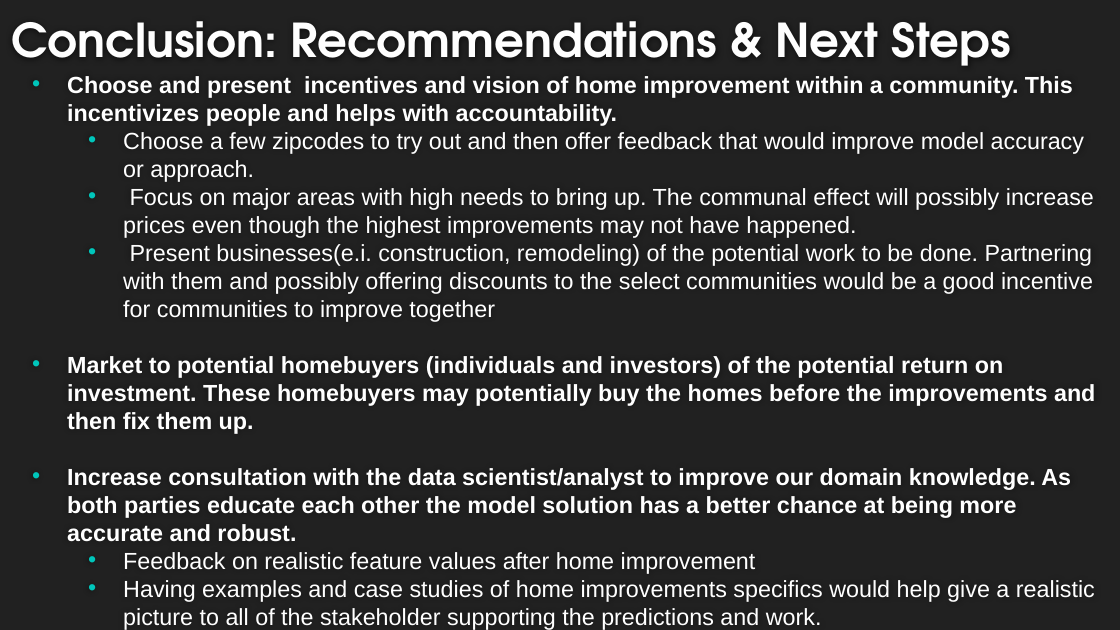
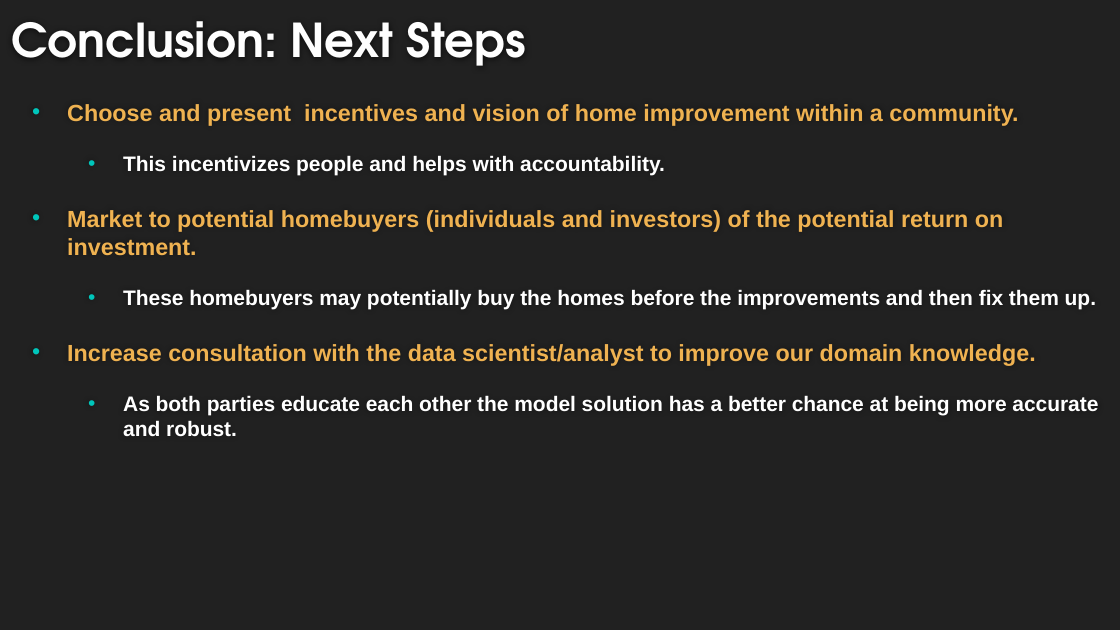
Before and after one commit to Dmvinedata/dsc-phase-2-project-v2-3, a slide deck: slide 11 of Phase2_Project_Presentation_DJackson.pptx (slide 10 before the commit). Drawn at 1120x630 pixels with LibreOffice and Linux fonts; fonts in the diff are those of the drawing. Boxes give left, top, right and bottom in pixels: in the first picture for what was removed or moved away, otherwise in the second. Text is boxed around its words. In the diff, an @@ line names an element or a change of style, - is before the commit and + after.

```diff
--- a/Phase2_Project_Presentation_DJackson.pptx
+++ b/Phase2_Project_Presentation_DJackson.pptx
@@ title at (x1=11, y1=21, x2=525, y2=66): text changed @@
-Conclusion: Recommendations & Next Steps
+Conclusion: Next Steps
@@ text at (x1=67, y1=104, x2=1098, y2=436): text changed; text colour #FFFFFF to #EFB251; bold on @@
-• Choose and present incentives and vision of home improvement within a community. This incentivizes people and helps with accountability.
-  • Choose a few zipcodes to try out and then offer feedback that would improve model accuracy or approach.
-  • Focus on major areas with high needs to bring up. The communal effect will possibly increase prices even though the highest improvements may not have happened.
-  • Present businesses(e.i. construction, remodeling) of the potential work to be done. Partnering with them and possibly offering discounts to the select communities would be a good incentive for communities to improve together
-• Market to potential homebuyers (individuals and investors) of the potential return on investment. These homebuyers may potentially buy the homes before the improvements and then fix them up.
-• Increase consultation with the data scientist/analyst to improve our domain knowledge. As both parties educate each other the model solution has a better chance at being more accurate and robust.
-  • Feedback on realistic feature values after home improvement
-  • Having examples and case studies of home improvements specifics would help give a realistic picture to all of the stakeholder supporting the predictions and work.
+• Choose and present incentives and vision of home improvement within a community.
+  • This incentivizes people and helps with accountability.
+• Market to potential homebuyers (individuals and investors) of the potential return on investment.
+  • These homebuyers may potentially buy the homes before the improvements and then fix them up.
+• Increase consultation with the data scientist/analyst to improve our domain knowledge.
+  • As both parties educate each other the model solution has a better chance at being more accurate and robust.
```
Also in this commit, not shown: 6 other slides changed, 3 slides added, 2 slides removed, 9 other files.
